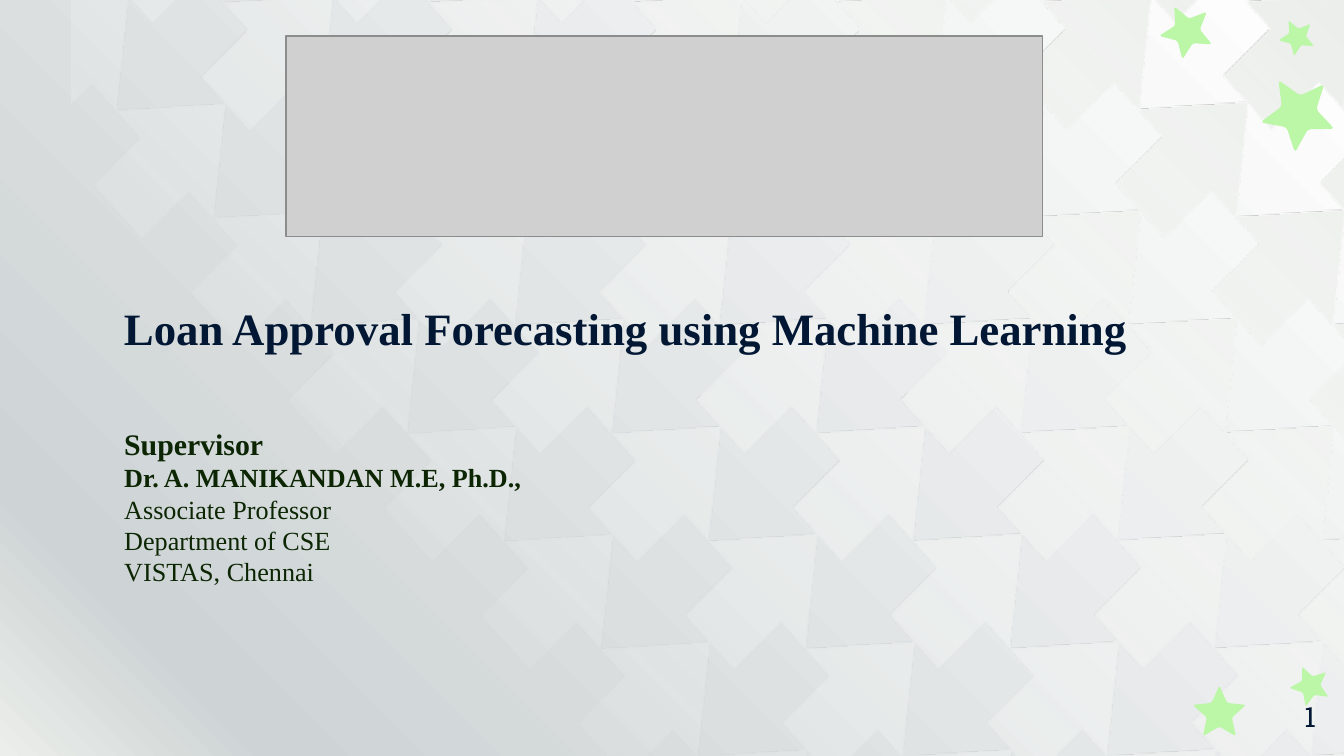
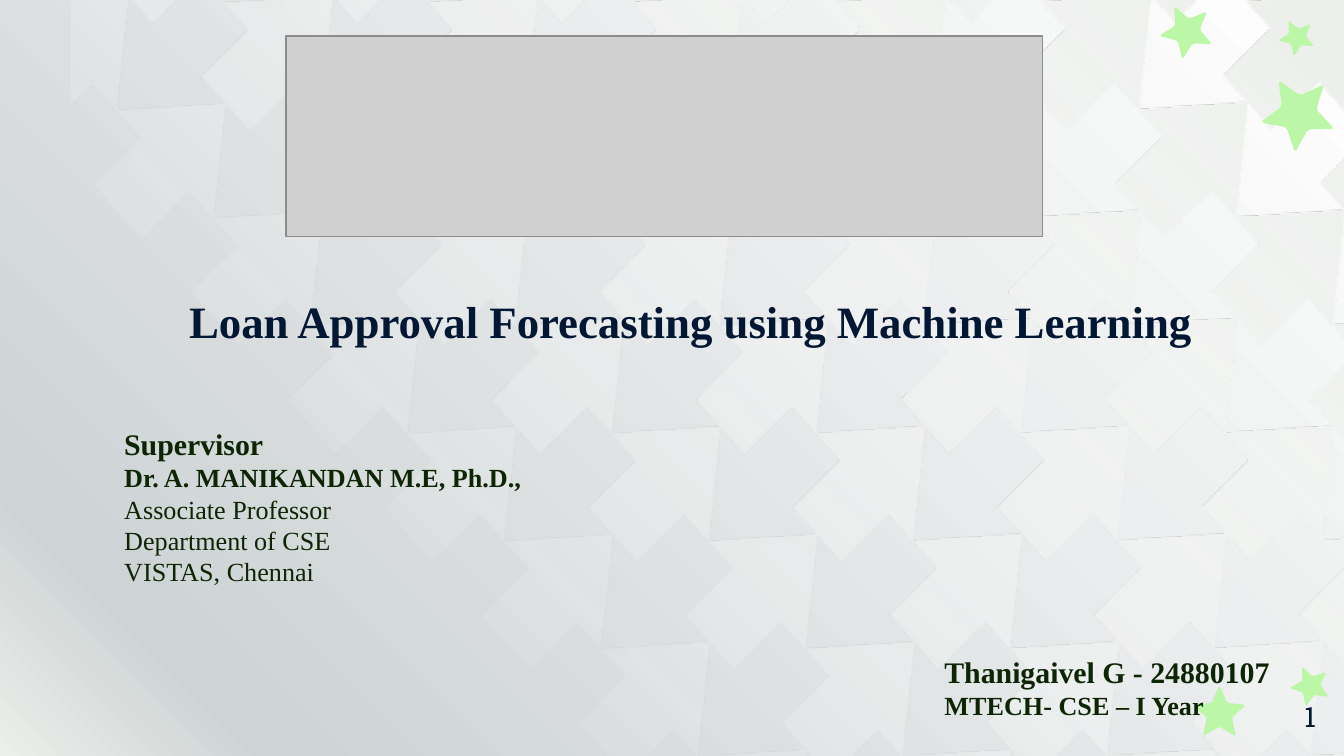
Before and after one commit to ThanigaivelGanapathi/ML-Mini-Project, a slide deck: slide 1 of College Report PPT.pptx. Drawn at 1344x756 pixels with LibreOffice and Linux fonts; fonts in the diff are those of the drawing; grey boxes stand for pictures. Boxes give left, top, right and bottom in pixels: in the first picture for what was removed or moved away, otherwise in the second. Text is boxed around its words. In the diff, an @@ line names an element or a change of style, - is before the commit and + after.

```diff
--- a/College Report PPT.pptx
+++ b/College Report PPT.pptx
@@ text "Loan Approval Forecasting using Machine ...": place and size @@
-text "Loan Approval Forecasting using Machine ..." at bbox=[124, 314, 1127, 354]
+text "Loan Approval Forecasting using Machine ..." at bbox=[189, 307, 1192, 347]
@@ text added at bbox=[944, 662, 1269, 716], 16 pt, text #0C2503, bold @@
+Thanigaivel G - 24880107
+MTECH- CSE – I Year
```
Also in this commit, not shown: 4 other slides changed, 11 slides added, 8 slides removed.
